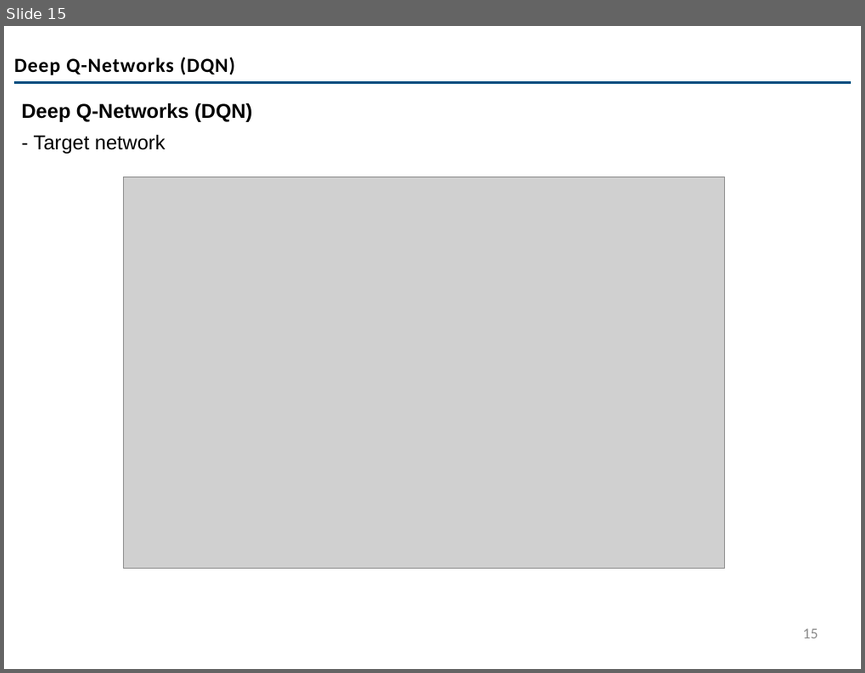
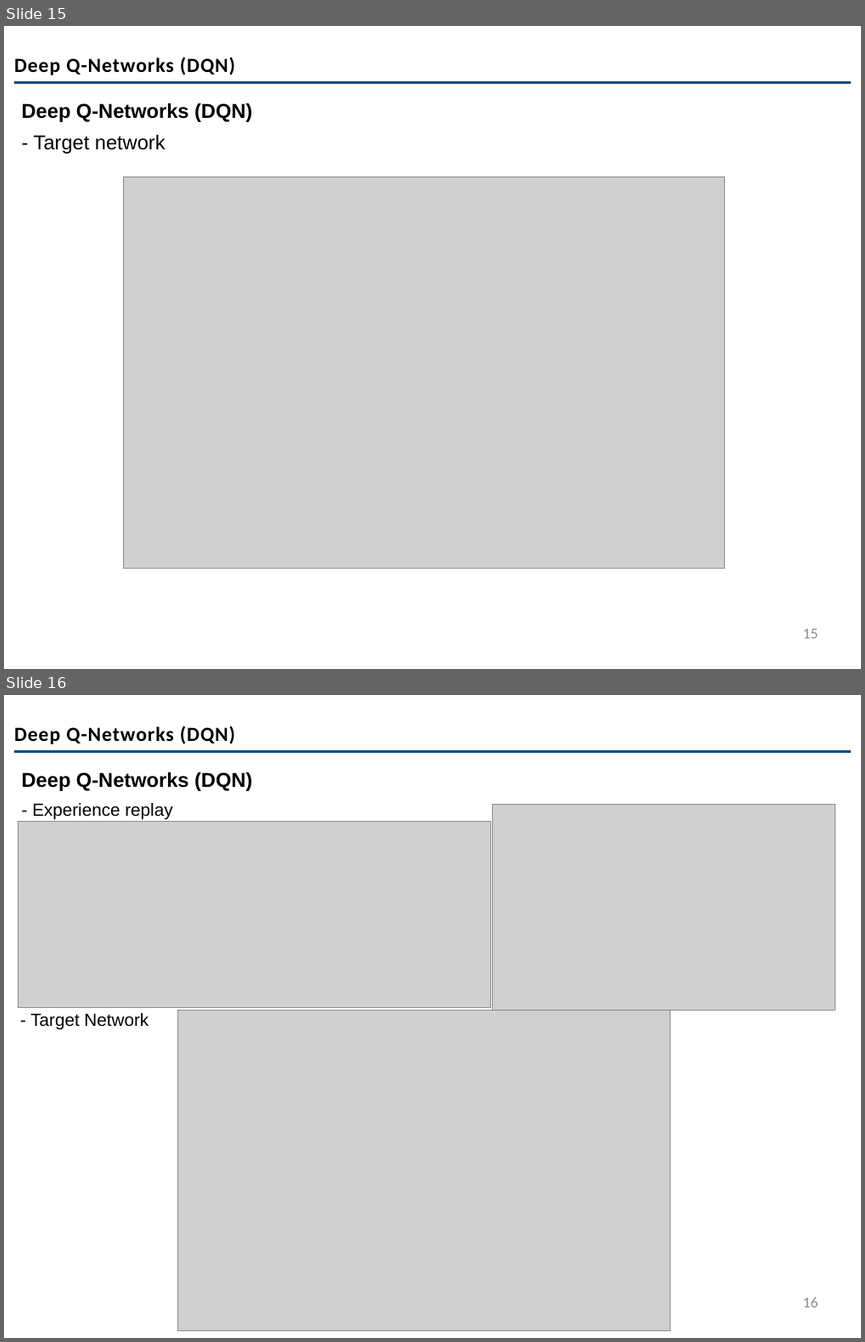
Before and after one commit to codemoo/MLCS-Internship-Program, a slide deck: 004 Reinforcement Learning/Introduction to RL-Part 2.pptx. Shown one above the other, each under a label of ours: slide 15 before the commit, slides 15 and 16 after it. The pictures are 865x673 and 865x1342 pixels, drawn with LibreOffice and Linux fonts; fonts in the diff are those of the drawing; grey boxes stand for pictures; background and template pictures are left out. Boxes give left, top, right and bottom in pixels: in the first picture for what was removed or moved away, otherwise in the second. Text is boxed around its words. In the diff, an @@ line names an element or a change of style, - is before the commit and + after.

```diff
--- a/004 Reinforcement Learning/Introduction to RL-Part 2.pptx
+++ b/004 Reinforcement Learning/Introduction to RL-Part 2.pptx
@@ slide 16 added at box(4, 695, 861, 1338), background #FFFFFF; not listed: 1 template element that a slide beside it also shows @@
@@ text added at box(14, 726, 235, 744), 24 pt, text #000000, bold @@
+Deep Q-Networks (DQN)
@@ text added at box(22, 772, 252, 820), 24 pt, text #000000, bold @@
+Deep Q-Networks (DQN)
+- Experience replay
@@ picture added at box(18, 822, 490, 1007) @@
@@ picture added at box(492, 804, 835, 1009) @@
@@ text added at box(30, 1013, 148, 1029), 21 pt, text #000000 @@
+- Target Network
@@ picture added at box(177, 1009, 670, 1331) @@
@@ page number added at box(803, 1297, 818, 1307), 18 pt, text #8C8C8C @@
+16
```
Also in this commit, not shown: 3 slides changed, 3 other files.
